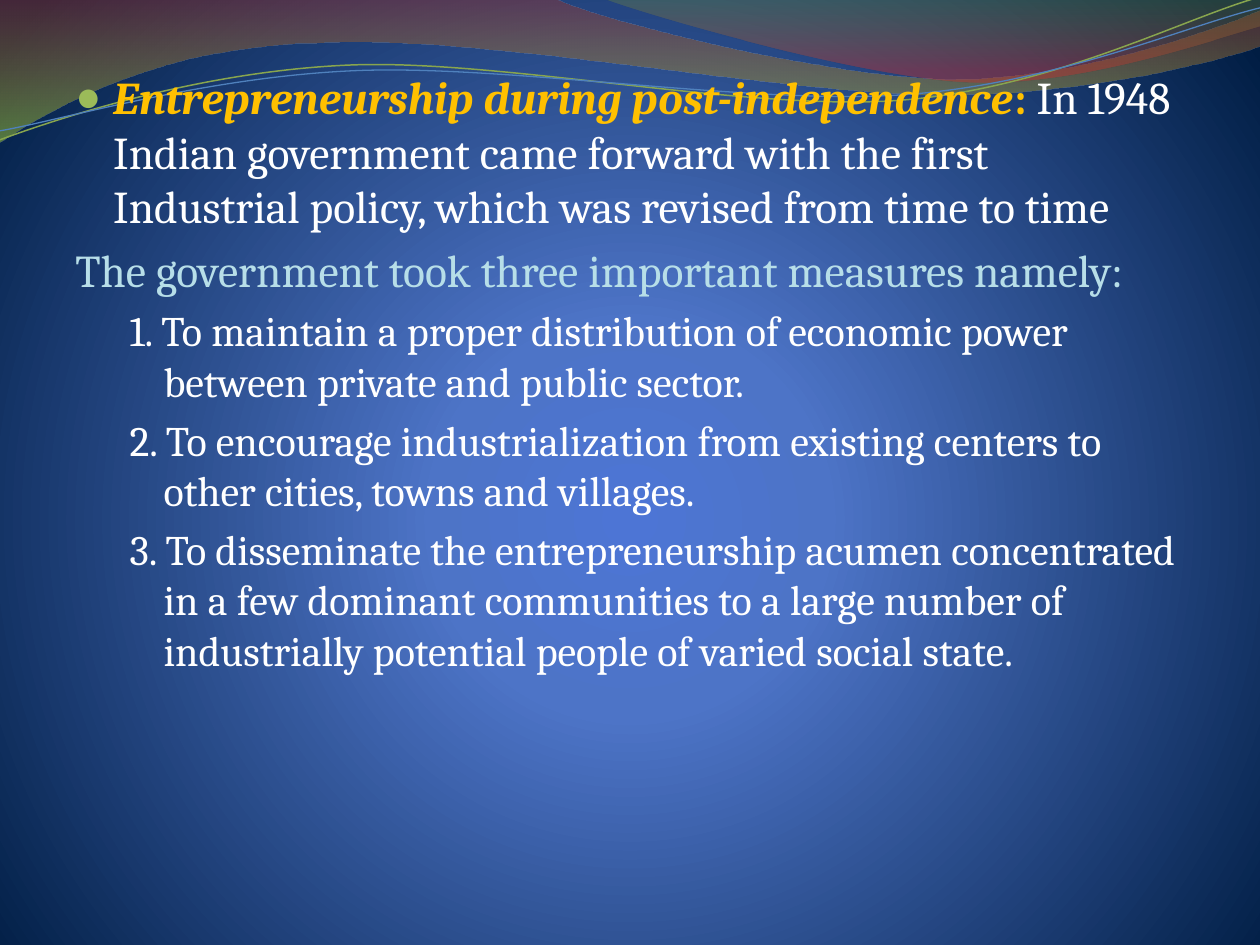
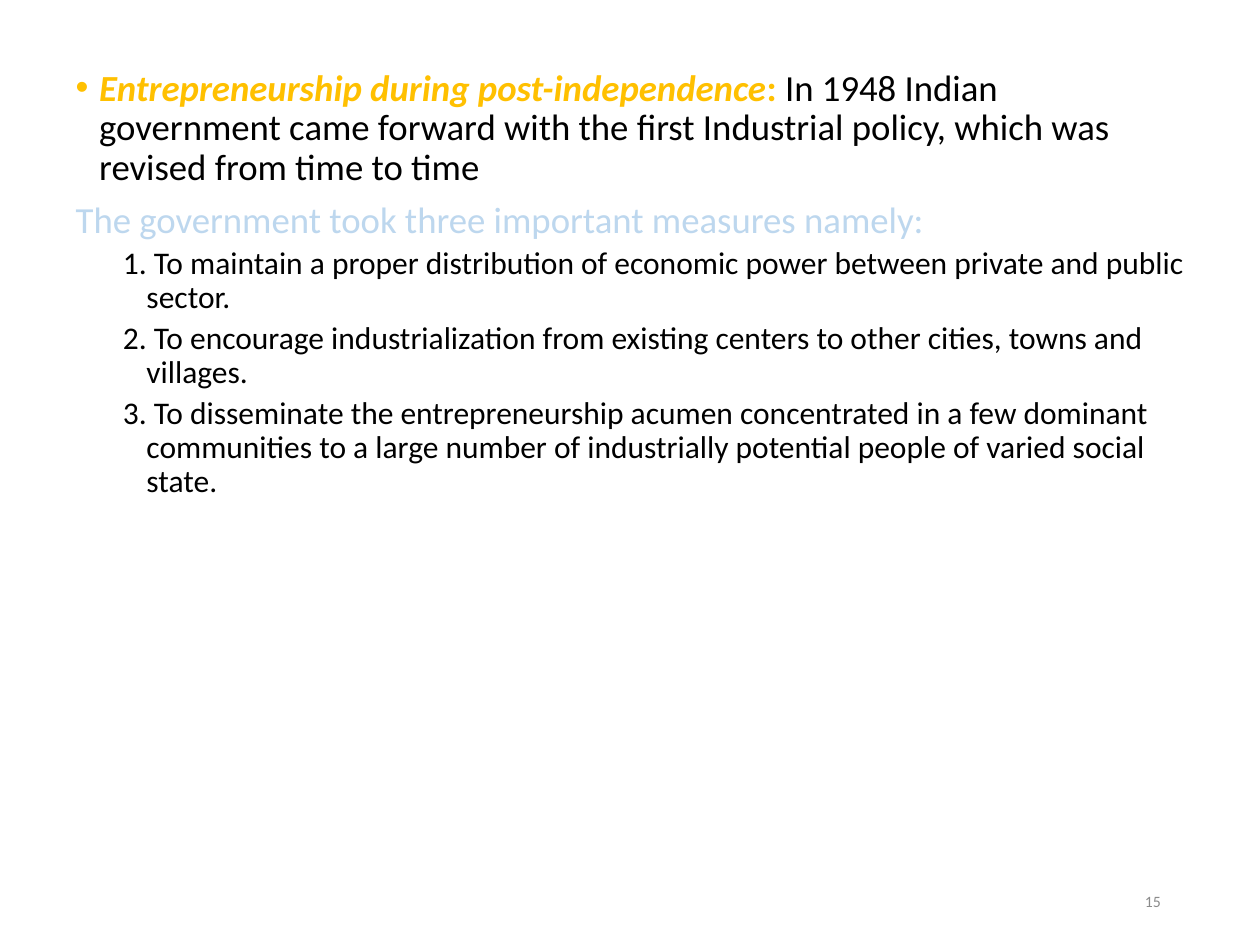
Before and after one commit to DroidFreak32/8sem, a slide deck: slide 15 of OME/ENTREPRENEURSHIP 1 unit4.pptx. Drawn at 1260x945 pixels with LibreOffice and Linux fonts; fonts in the diff are those of the drawing. Boxes give left, top, right and bottom in pixels: in the first picture for what was removed or moved away, otherwise in the second. Text is boxed around its words. In the diff, an @@ line names an element or a change of style, - is before the commit and + after.

```diff
--- a/OME/ENTREPRENEURSHIP 1 unit4.pptx
+++ b/OME/ENTREPRENEURSHIP 1 unit4.pptx
@@ background gradient #4D75D6 to #4E72C7 to #001F44 to #FFFFFF @@
@@ freeform shape removed at (0, 0, 1260, 142) @@
@@ freeform shape removed at (0, 0, 1260, 147) @@
@@ freeform shape removed at (0, 8, 1260, 141) @@
@@ freeform shape removed at (604, 0, 1260, 87) @@
@@ text "Entrepreneurship during post-independence: In 1948 ..." at (76, 75, 1183, 493): size 26 to 21 pt in "Entrepreneurship during post-independence: In 1948 Indian go ...", "The government took three important measures namely:"; font Cambria to Calibri; text colour #FFFFFF to #000000 in "In 1948 Indian government came forward with ...", "1. To maintain a proper distribution of ...", "2. To encourage industrialization from existing centers ...", "3. To disseminate the entrepreneurship acumen concentrated ..."; text colour #B7DEE8 to #BDD7EE in "The government took three important measures namely:"; size 24 to 18 pt in "1. To maintain a proper distribution of ...", "2. To encourage industrialization from existing centers ...", "3. To disseminate the entrepreneurship acumen concentrated ..."; bullet ● to •; line spacing 1 to 0.9; more space between paragraphs; indent changed; less space between paragraphs @@
@@ page number added at (1145, 897, 1161, 907), 9 pt, text #8C8C8C @@
+15
```
Also in this commit, not shown: 18 other slides changed, 13 other files.
